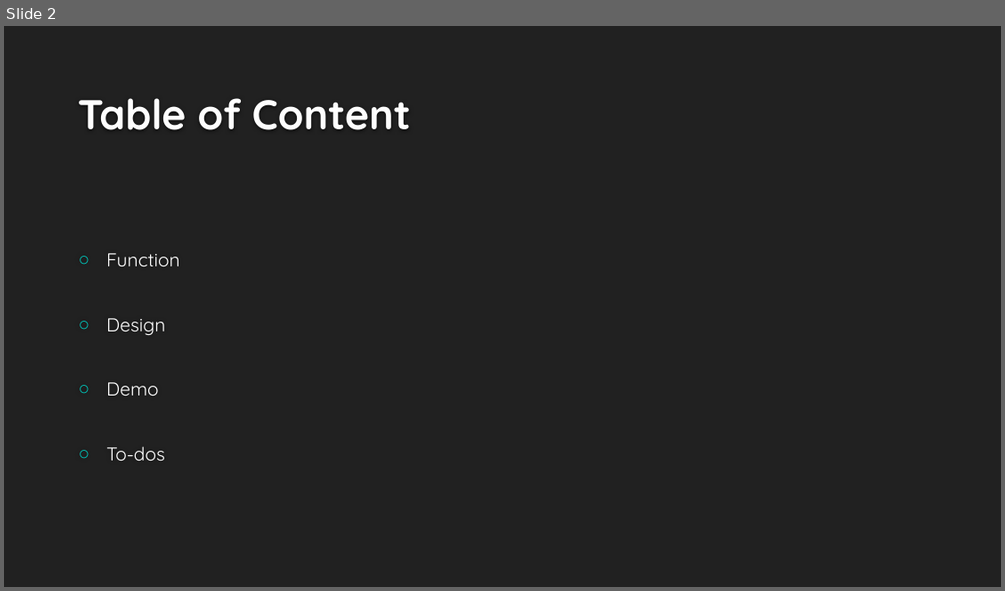
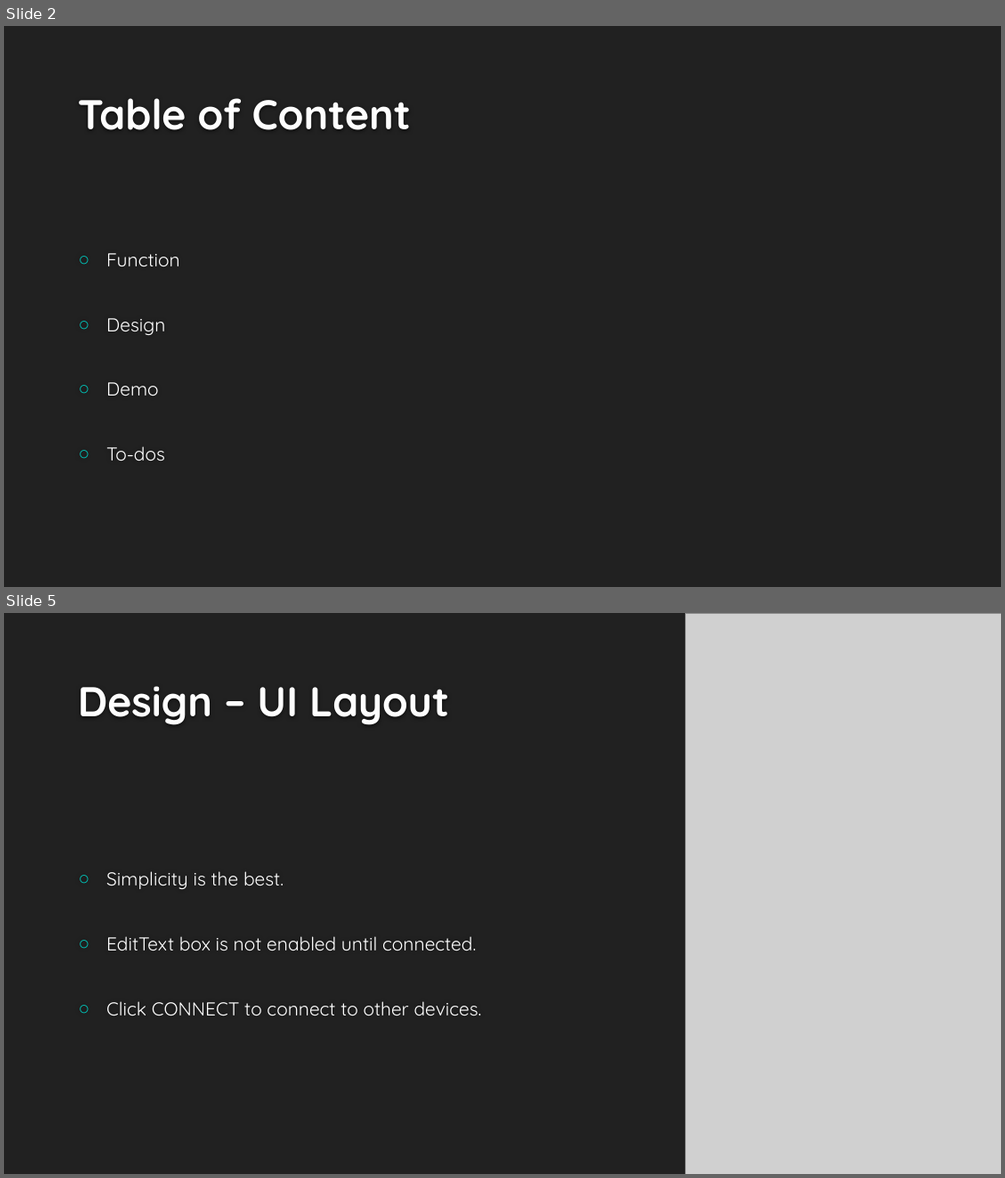
Before and after one commit to peiZ-peter/BluetoothChat, a slide deck: Presentation.pptx. Shown one above the other, each under a label of ours: slide 2 before the commit, slides 2 and 5 after it; the slides between them are not shown. The pictures are 1005x591 and 1005x1178 pixels, drawn with LibreOffice and Linux fonts; fonts in the diff are those of the drawing; grey boxes stand for pictures; background and template pictures are left out. Boxes give left, top, right and bottom in pixels: in the first picture for what was removed or moved away, otherwise in the second. Text is boxed around its words. In the diff, an @@ line names an element or a change of style, - is before the commit and + after.

```diff
--- a/Presentation.pptx
+++ b/Presentation.pptx
@@ slide 5 added at (4,613,1001,1174), background #212121 @@
@@ picture added at (685,613,1001,1174) @@
@@ title added at (78,686,449,725), 40 pt, text #FEFEFE, bold @@
+Design – UI Layout
@@ text added at (106,871,482,1015), 18 pt, text #FFFFFF @@
+○ Simplicity is the best.
+○ EditText box is not enabled until connected.
+○ Click CONNECT to connect to other devices.
```
Also in this commit, not shown: 1 slide changed, 13 other slides added, 26 other files.
